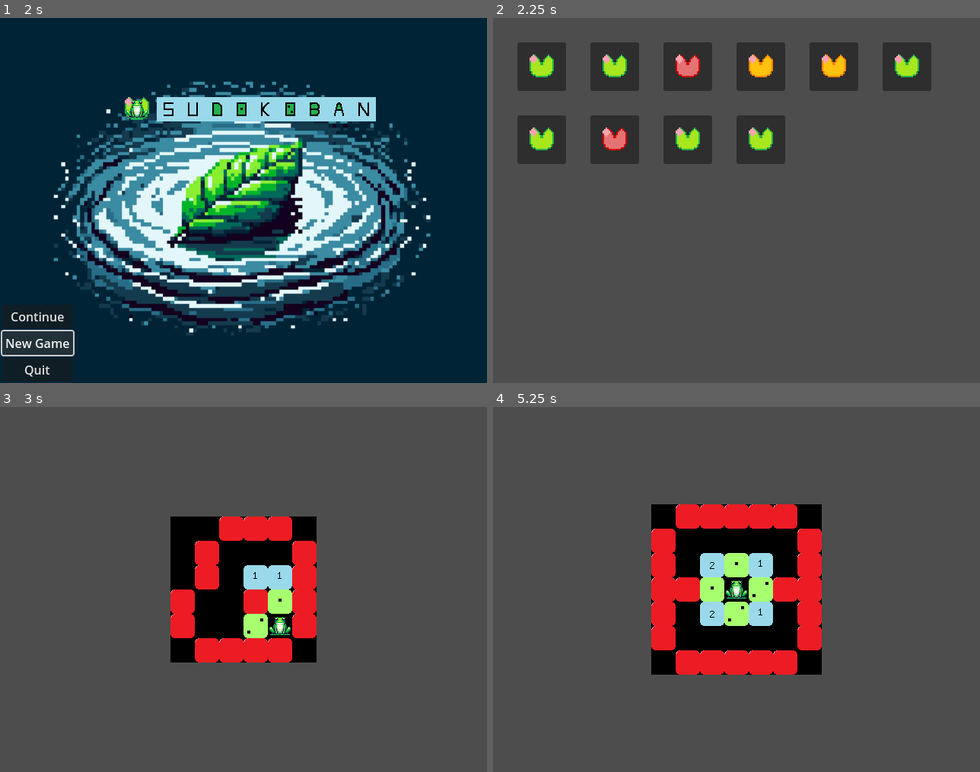
Above: before the commit, frames 1-4 (two rows, left to right).
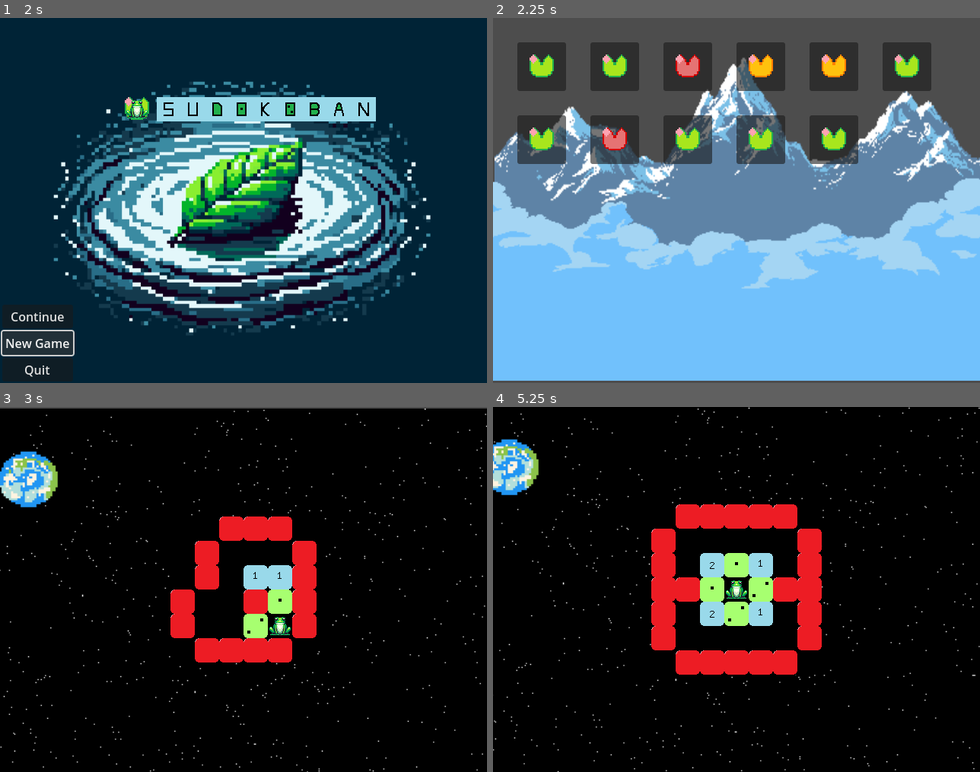
Above: after the commit, the same moments.

Repository: mrSun421/sudokoban
Game: Godot game, scene res://mainGame.tscn
Two runs of this game, one before a commit and one after it. Both use one fixed random seed, a clock stepped at 60 frames per second and the inputs below.
Inputs (mouse positions are in pixels of both pictures, inside the frame that each line leads up to):
- Up to frame 1 (2 s): click "New Game" at 0.5 s; click "New Game" at 1.25 s
- Up to frame 2 (2.25 s): click "Continue" at 2 s
- Up to frame 3 (3 s): click (48, 454) at 2.75 s
- Up to frame 4 (5.25 s): tap Enter at 3.5 s; hold Right (move_right) 3.53-4.28 s; tap R (reset_level) at 4.25 s; hold Escape (go_back) 4.28-5 s; click (614, 454) at 5.02 s

Frame 1 is identical in both runs. In frame 2, 70% of the frame differs, in the area x 0-100%, y 10-100%; in frame 3, 87%, in the area x 0-100%, y 0-100%; in frame 4, 83%.

Commit message:
added levels, background images

Diff:
--- a/game_variables.gd
+++ b/game_variables.gd
@@ -1,7 +1,7 @@
 extends Node
 
 const tile_size = 32
-const level_count = 10
+const level_count = 11
 var level_initialization_data: Array[LevelInitializationData]
 var current_level = -1
 
--- /dev/null
+++ b/level_resources/level10.tres
@@ -0,0 +1,44 @@
+[gd_resource type="Resource" script_class="LevelInitializationData" load_steps=10 format=3 uid="uid://cxp4441mnoxfj"]
+
+[ext_resource type="Script" path="res://game_assets/box_data.gd" id="1_j161e"]
+[ext_resource type="Script" path="res://game_assets/level_initialization_data.gd" id="2_8hbdf"]
+[ext_resource type="Script" path="res://game_assets/square_data.gd" id="3_2g710"]
+
+[sub_resource type="Resource" id="Resource_r7og6"]
+script = ExtResource("1_j161e")
+position = Vector2i(2, 2)
+value = 1
+
+[sub_resource type="Resource" id="Resource_ajwiy"]
+script = ExtResource("1_j161e")
+position = Vector2i(4, 1)
+value = 1
+
+[sub_resource type="Resource" id="Resource_4x6hj"]
+script = ExtResource("1_j161e")
+position = Vector2i(5, 2)
+value = 2
+
+[sub_resource type="Resource" id="Resource_1yfpd"]
+script = ExtResource("1_j161e")
+position = Vector2i(5, 4)
+value = 2
+
+[sub_resource type="Resource" id="Resource_dmr7e"]
+script = ExtResource("3_2g710")
+id = 1
+positions = Array[Vector2i]([Vector2i(4, 3), Vector2i(3, 1)])
+
+[sub_resource type="Resource" id="Resource_x3shj"]
+script = ExtResource("3_2g710")
+id = 2
+positions = Array[Vector2i]([Vector2i(1, 3), Vector2i(1, 1)])
+
+[resource]
+script = ExtResource("2_8hbdf")
+level_size = Vector2i(8, 7)
+initial_box_data = Array[ExtResource("1_j161e")]([SubResource("Resource_r7og6"), SubResource("Resource_ajwiy"), SubResource("Resource_4x6hj"), SubResource("Resource_1yfpd")])
+square_data = Array[ExtResource("3_2g710")]([SubResource("Resource_dmr7e"), SubResource("Resource_x3shj")])
+wall_positions = Array[Vector2i]([Vector2i(1, 0), Vector2i(2, 0), Vector2i(3, 0), Vector2i(4, 0), Vector2i(5, 0), Vector2i(6, 0), Vector2i(0, 1), Vector2i(0, 2), Vector2i(0, 3), Vector2i(1, 4), Vector2i(2, 4), Vector2i(3, 4), Vector2i(4, 4), Vector2i(4, 5), Vector2i(5, 6), Vector2i(6, 6), Vector2i(3, 2), Vector2i(4, 2), Vector2i(7, 1), Vector2i(7, 2), Vector2i(7, 3), Vector2i(7, 4), Vector2i(7, 5), Vector2i(0, 0)])
+initial_player_position = Vector2i(1, 2)
+level_difficulty = 0
--- a/level_resources/level8.tres
+++ b/level_resources/level8.tres
@@ -1,54 +1,44 @@
-[gd_resource type="Resource" script_class="LevelInitializationData" load_steps=12 format=3 uid="uid://caj51gb5j5w16"]
+[gd_resource type="Resource" script_class="LevelInitializationData" load_steps=10 format=3 uid="uid://caj51gb5j5w16"]
 
 [ext_resource type="Script" path="res://game_assets/box_data.gd" id="1_8ehcx"]
 [ext_resource type="Script" path="res://game_assets/level_initialization_data.gd" id="2_5j1uw"]
 [ext_resource type="Script" path="res://game_assets/square_data.gd" id="3_h1bk6"]
 
-[sub_resource type="Resource" id="Resource_lgd0r"]
-script = ExtResource("1_8ehcx")
-position = Vector2i(4, 4)
-value = 3
-
-[sub_resource type="Resource" id="Resource_jowgh"]
+[sub_resource type="Resource" id="Resource_18ehn"]
 script = ExtResource("1_8ehcx")
 position = Vector2i(4, 3)
 value = 1
 
-[sub_resource type="Resource" id="Resource_wiy85"]
+[sub_resource type="Resource" id="Resource_tppsj"]
 script = ExtResource("1_8ehcx")
-position = Vector2i(4, 6)
-value = 3
-
-[sub_resource type="Resource" id="Resource_51t60"]
-script = ExtResource("1_8ehcx")
-position = Vector2i(3, 8)
+position = Vector2i(2, 5)
 value = 2
 
-[sub_resource type="Resource" id="Resource_0lm4v"]
+[sub_resource type="Resource" id="Resource_syafj"]
 script = ExtResource("1_8ehcx")
-position = Vector2i(6, 5)
+position = Vector2i(3, 5)
+value = 1
+
+[sub_resource type="Resource" id="Resource_xrpqk"]
+script = ExtResource("1_8ehcx")
+position = Vector2i(4, 5)
 value = 2
 
-[sub_resource type="Resource" id="Resource_ngnvv"]
-script = ExtResource("1_8ehcx")
-position = Vector2i(7, 7)
-value = 1
-
-[sub_resource type="Resource" id="Resource_t4e26"]
+[sub_resource type="Resource" id="Resource_6m0uw"]
 script = ExtResource("3_h1bk6")
 id = 1
-positions = Array[Vector2i]([Vector2i(3, 6), Vector2i(3, 7), Vector2i(4, 8)])
+positions = Array[Vector2i]([Vector2i(2, 3), Vector2i(3, 4)])
 
-[sub_resource type="Resource" id="Resource_gieqb"]
+[sub_resource type="Resource" id="Resource_rdmwj"]
 script = ExtResource("3_h1bk6")
 id = 2
-positions = Array[Vector2i]([Vector2i(6, 6), Vector2i(7, 6), Vector2i(7, 7)])
+positions = Array[Vector2i]([Vector2i(4, 5), Vector2i(3, 7)])
 
 [resource]
 script = ExtResource("2_5j1uw")
-level_size = Vector2i(10, 11)
-initial_box_data = Array[ExtResource("1_8ehcx")]([SubResource("Resource_lgd0r"), SubResource("Resource_jowgh"), SubResource("Resource_wiy85"), SubResource("Resource_51t60"), SubResource("Resource_0lm4v"), SubResource("Resource_ngnvv")])
-square_data = Array[ExtResource("3_h1bk6")]([SubResource("Resource_t4e26"), SubResource("Resource_gieqb")])
-wall_positions = Array[Vector2i]([Vector2i(3, 1), Vector2i(3, 10), Vector2i(4, 1), Vector2i(5, 1), Vector2i(2, 2), Vector2i(2, 4), Vector2i(2, 3), Vector2i(2, 5), Vector2i(2, 6), Vector2i(2, 7), Vector2i(1, 8), Vector2i(1, 9), Vector2i(3, 10), Vector2i(4, 10), Vector2i(5, 10), Vector2i(6, 10), Vector2i(7, 10), Vector2i(7, 9), Vector2i(7, 8), Vector2i(8, 7), Vector2i(8, 6), Vector2i(9, 5), Vector2i(8, 4), Vector2i(7, 3), Vector2i(6, 3), Vector2i(5, 4), Vector2i(6, 2), Vector2i(5, 6), Vector2i(5, 7), Vector2i(5, 8), Vector2i(2, 10)])
-initial_player_position = Vector2i(3, 5)
+level_size = Vector2i(7, 9)
+initial_box_data = Array[ExtResource("1_8ehcx")]([SubResource("Resource_18ehn"), SubResource("Resource_tppsj"), SubResource("Resource_syafj"), SubResource("Resource_xrpqk")])
+square_data = Array[ExtResource("3_h1bk6")]([SubResource("Resource_6m0uw"), SubResource("Resource_rdmwj")])
+wall_positions = Array[Vector2i]([Vector2i(1, 2), Vector2i(2, 2), Vector2i(8, 5), Vector2i(9, 5), Vector2i(0, 2), Vector2i(3, 2), Vector2i(4, 2), Vector2i(5, 2), Vector2i(6, 2), Vector2i(0, 3), Vector2i(7, 5), Vector2i(0, 4), Vector2i(6, 4), Vector2i(2, 4), Vector2i(4, 4), Vector2i(0, 5), Vector2i(6, 5), Vector2i(0, 6), Vector2i(2, 6), Vector2i(4, 6), Vector2i(6, 6), Vector2i(0, 7), Vector2i(6, 7), Vector2i(1, 8), Vector2i(2, 8), Vector2i(3, 8), Vector2i(4, 8), Vector2i(5, 8), Vector2i(7, 2), Vector2i(8, 2), Vector2i(9, 2), Vector2i(10, 3), Vector2i(10, 4)])
+initial_player_position = Vector2i(1, 3)
 level_difficulty = 0
--- a/level_resources/level9.tres
+++ b/level_resources/level9.tres
@@ -6,39 +6,39 @@
 
 [sub_resource type="Resource" id="Resource_aaoks"]
 script = ExtResource("1_ifged")
-position = Vector2i(12, 10)
+position = Vector2i(4, 2)
 value = 1
 
 [sub_resource type="Resource" id="Resource_np08v"]
 script = ExtResource("1_ifged")
-position = Vector2i(12, 9)
-value = 2
+position = Vector2i(4, 3)
+value = 1
 
 [sub_resource type="Resource" id="Resource_1erbu"]
 script = ExtResource("1_ifged")
-position = Vector2i(5, 5)
-value = 1
+position = Vector2i(2, 6)
+value = 2
 
 [sub_resource type="Resource" id="Resource_bkfdy"]
 script = ExtResource("1_ifged")
-position = Vector2i(5, 6)
+position = Vector2i(3, 7)
 value = 2
 
 [sub_resource type="Resource" id="Resource_adi2y"]
 script = ExtResource("3_hkkiw")
 id = 1
-positions = Array[Vector2i]([Vector2i(8, 7), Vector2i(9, 8)])
+positions = Array[Vector2i]([Vector2i(1, 4), Vector2i(2, 5)])
 
 [sub_resource type="Resource" id="Resource_3k5gd"]
 script = ExtResource("3_hkkiw")
 id = 2
-positions = Array[Vector2i]([Vector2i(10, 7), Vector2i(11, 8)])
+positions = Array[Vector2i]([Vector2i(4, 5), Vector2i(5, 4)])
 
 [resource]
 script = ExtResource("2_ck8py")
-level_size = Vector2i(14, 14)
+level_size = Vector2i(8, 10)
 initial_box_data = Array[ExtResource("1_ifged")]([SubResource("Resource_aaoks"), SubResource("Resource_np08v"), SubResource("Resource_1erbu"), SubResource("Resource_bkfdy")])
 square_data = Array[ExtResource("3_hkkiw")]([SubResource("Resource_adi2y"), SubResource("Resource_3k5gd")])
-wall_positions = Array[Vector2i]([Vector2i(0, 0), Vector2i(1, 0), Vector2i(2, 0)])
-initial_player_position = Vector2i(1, 1)
+wall_positions = Array[Vector2i]([Vector2i(2, 0), Vector2i(3, 0), Vector2i(1, 1), Vector2i(4, 1), Vector2i(5, 1), Vector2i(6, 1), Vector2i(1, 2), Vector2i(7, 2), Vector2i(1, 3), Vector2i(5, 3), Vector2i(7, 3), Vector2i(0, 4), Vector2i(7, 4), Vector2i(0, 5), Vector2i(3, 5), Vector2i(6, 5), Vector2i(0, 6), Vector2i(5, 6), Vector2i(0, 7), Vector2i(5, 7), Vector2i(1, 8), Vector2i(4, 8), Vector2i(2, 9), Vector2i(3, 9)])
+initial_player_position = Vector2i(3, 4)
 level_difficulty = 0
--- a/levels/level.tscn
+++ b/levels/level.tscn
@@ -6,6 +6,7 @@
 [ext_resource type="Resource" uid="uid://dmck8la6rm0i1" path="res://level_resources/level6.tres" id="2_xe7nq"]
 [ext_resource type="Script" path="res://levels/interactables.gd" id="3_catja"]
 [ext_resource type="Texture2D" uid="uid://y7vom6ji36l0" path="res://art_assets/goal_tiles.png" id="4_olpgq"]
+[ext_resource type="Texture2D" uid="uid://jjgfrtuavruk" path="res://art_assets/level_background.png" id="7_xb5gc"]
 
 [sub_resource type="TileSetAtlasSource" id="TileSetAtlasSource_u50ey"]
 texture = ExtResource("2_t5mw4")
@@ -60,4 +61,10 @@
 [node name="Camera2D" type="Camera2D" parent="."]
 anchor_mode = 0
 
+[node name="LevelBackground" type="Sprite2D" parent="."]
+z_index = -1
+position = Vector2(210, 172)
+scale = Vector2(1.39359, 1.30625)
+texture = ExtResource("7_xb5gc")
+
 [connection signal="win_state" from="Interactables" to="." method="_on_interactables_win_state"]
--- /dev/null
+++ b/menu/level_select.gdshader
@@ -0,0 +1,9 @@
+shader_type canvas_item;
+
+
+uniform float speed;
+
+
+void fragment () {
+	COLOR = texture(TEXTURE, vec2(UV.x + TIME * speed, UV.y));
+}
--- a/menu/level_select.tscn
+++ b/menu/level_select.tscn
@@ -1,6 +1,13 @@
-[gd_scene load_steps=2 format=3 uid="uid://dq8gr1da8bmxt"]
+[gd_scene load_steps=6 format=3 uid="uid://dq8gr1da8bmxt"]
 
 [ext_resource type="Script" path="res://menu/level_select.gd" id="1_33moq"]
+[ext_resource type="Shader" path="res://menu/level_select.gdshader" id="2_jvo6l"]
+[ext_resource type="Texture2D" uid="uid://b7cdmr34ud68b" path="res://art_assets/clouds_bg.png" id="3_0e8du"]
+[ext_resource type="Texture2D" uid="uid://be0gjv44qjmti" path="res://art_assets/glacial_mountains.png" id="4_2cwc8"]
+
+[sub_resource type="ShaderMaterial" id="ShaderMaterial_ctm8t"]
+shader = ExtResource("2_jvo6l")
+shader_parameter/speed = null
 
 [node name="LevelSelect" type="Control"]
 layout_mode = 3
@@ -10,3 +17,15 @@
 grow_horizontal = 2
 grow_vertical = 2
 script = ExtResource("1_33moq")
+
+[node name="CloudsBg" type="Sprite2D" parent="."]
+material = SubResource("ShaderMaterial_ctm8t")
+position = Vector2(321.75, 307)
+scale = Vector2(1.67839, 1.57407)
+texture = ExtResource("3_0e8du")
+
+[node name="GlacialMountains" type="Sprite2D" parent="."]
+z_index = -1
+position = Vector2(322.75, 169)
+scale = Vector2(1.66797, 2.08333)
+texture = ExtResource("4_2cwc8")
Binary file added: art_assets/clouds_bg.png
Not shown, added: art_assets/clouds_bg.png.import
Binary file added: art_assets/clouds_mg_1.png
Not shown, added: art_assets/clouds_mg_1.png.import
Binary file added: art_assets/clouds_mg_1_lightened.png
Not shown, added: art_assets/clouds_mg_1_lightened.png.import
Binary file added: art_assets/clouds_mg_2.png
Not shown, added: art_assets/clouds_mg_2.png.import
Binary file added: art_assets/clouds_mg_3.png
Not shown, added: art_assets/clouds_mg_3.png.import
Binary file added: art_assets/glacial_mountains.png
Not shown, added: art_assets/glacial_mountains.png.import
(and 9 more such lines)
